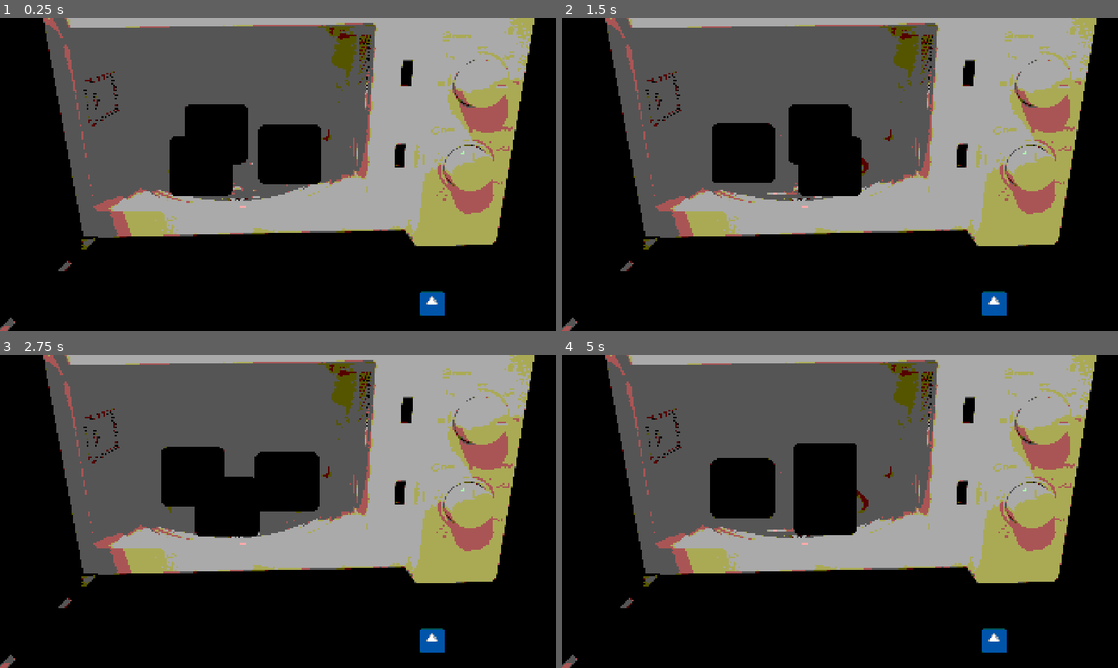
Above: before the commit, frames 1-4 (two rows, left to right).
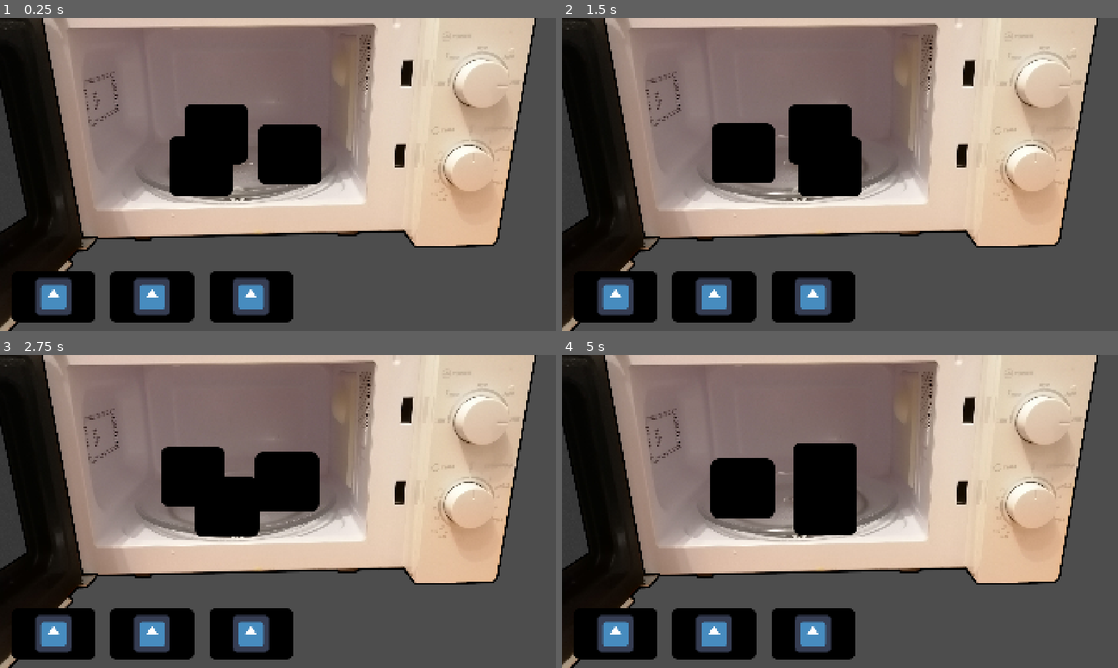
Above: after the commit, the same moments.

Repository: AnJ95/gmtk-2026
Game: Godot game, scene res://main/Main.tscn
Same seed, same stepped clock (60 frames per second), same inputs: the game is played once before the commit and once after it. The engine's default icon, where the game draws it, is replaced by a stand-in: a white triangle on a blue panel in a dark square.
Inputs (mouse positions are in pixels of both pictures, inside the frame that each line leads up to):
- Up to frame 1 (0.25 s): no input
- Up to frame 2 (1.5 s): move the mouse to (962, 158) at 0.52 s; click (962, 158) at 0.67 s; drag from (728, 190) to (834, 165) at 1.27 s
- Up to frame 3 (2.75 s): move the mouse to (333, 442) at 2.02 s; click (333, 442) at 2.17 s
- Up to frame 4 (5 s): drag from (812, 574) to (756, 477) at 2.77 s; move the mouse to (1006, 558) at 3.52 s; click (1006, 558) at 3.67 s; drag from (673, 464) to (712, 633) at 4.27 s

The runs differ from the first frame. In frame 1, 81% of the frame differs, in the area x 0-100%, y 0-100%; in frame 2, 81%; in frame 3, 81%; in frame 4, 81%.

Commit message:
Better adjust drag-and-drop to our use case

Diff:
--- a/drag-and-drop/Draggable.gd
+++ b/drag-and-drop/Draggable.gd
@@ -9,15 +9,13 @@
 
 @export var root: Node2D
 @export var draggable_identifier: String
-@export var owned_droppable: Droppable = null
-@export var animate_on_drop_reject := false
 @export var animate_on_drop_accept := false
 
 var _enabled := true
 var dragging := false
 var drag_offset := Vector2.ZERO
 var current_droppable: Droppable = null
-var local_in_droppable: Transform2D = Transform2D.IDENTITY
+var last_droppable: Droppable = null
 
 func _ready() -> void:
 	assert(root != null, "Draggable root must not be null")
@@ -26,13 +24,10 @@
 func _process(_dt):
 	if dragging:
 		drag_move()
-	elif current_droppable != null:
-		root.global_transform = current_droppable.draggable_root.global_transform * local_in_droppable
 
 func drag_start():
 	dragging = true
 	drag_offset = root.global_position - get_global_mouse_position()
-	move_to_top()
 	if current_droppable != null:
 		drag_undrop()
 	dragging_started.emit()
@@ -47,35 +42,29 @@
 				drag_drop(droppable)
 			else:
 				dropping_rejected.emit(droppable)
-				if animate_on_drop_reject:
-					animate_drop_reject(droppable)
+				drag_drop(last_droppable)
+		else:
+			drag_drop(last_droppable)
+
 
 func drag_move():
 	if not is_enabled():
 		drag_end()
-
 	root.global_position = get_global_mouse_position() + drag_offset
-	# Push transform updates down immediately (no 1-frame lag)
-	if owned_droppable != null:
-		for child in owned_droppable.get_contents_recursive():
-			child.apply_follow_transform_recursive()
 
 func drag_drop(droppable: Droppable):
 	current_droppable = droppable
-	local_in_droppable = droppable.draggable_root.global_transform.affine_inverse() * root.global_transform
+	last_droppable = droppable
 	droppable.draggable_drop(self)
+	root.reparent(droppable.root)
 	dropped.emit(droppable)
 	if animate_on_drop_accept:
 		animate_drop_accept(droppable)
 
 func animate_drop_accept(droppable: Droppable):
 	var target_pos = get_random_droppable_accept_position(droppable)
-	var current_pos = root.global_position
-	root.global_position = target_pos
-	var target_local_in_droppable = droppable.draggable_root.global_transform.affine_inverse() * root.global_transform
-	root.global_position = current_pos
 	var tween = get_tree().create_tween().set_trans(Tween.TRANS_QUAD).set_ease(Tween.EASE_OUT)
-	tween.tween_property(self, "local_in_droppable", target_local_in_droppable, 0.2)
+	tween.tween_property(root, "global_position", target_pos, 0.2)
 	tween.play()
 
 func animate_drop_reject(droppable: Droppable):
@@ -118,28 +107,6 @@
 				selected_candidate = candidate
 	return selected_candidate
 
-func move_to_top():
-	var parent := root.get_parent()
-	var to_move: Array[Node2D] = []
-	to_move.append(root)
-	if owned_droppable != null:
-		for d in owned_droppable.get_contents_recursive():
-			if d != null and d.root != null and d.root.get_parent() == parent:
-				to_move.append(d.root)
-	# Move to top as a block, keeping internal order
-	to_move.sort_custom(func(a: Node2D, b: Node2D): return a.get_index() < b.get_index())
-	for n in to_move:
-		parent.move_child(n, parent.get_child_count() - 1)
-
-func apply_follow_transform_recursive() -> void:
-	if current_droppable != null and not dragging:
-		root.global_transform = current_droppable.draggable_root.global_transform * local_in_droppable
-	# If I'm a container, update my children too (so nesting has no lag)
-	if owned_droppable != null:
-		for child in owned_droppable.get_contents_recursive():
-			if child != null:
-				child.apply_follow_transform_recursive()
-
 func get_random_droppable_reject_position(droppable: Droppable) -> Vector2:
 	# TODO try again if outside viewport
 	# TODO try again if now over other Newspaper?
--- a/drag-and-drop/Droppable.gd
+++ b/drag-and-drop/Droppable.gd
@@ -5,7 +5,6 @@
 signal draggable_undropped(draggable: Draggable)
 
 @export var root: Node2D
-@export var draggable_root: Node2D
 @export var accepted_draggable_identifiers: Array[String] = []
 @export var custom_draggable_rect: Control
 @export var max_draggables: int = INF
@@ -14,7 +13,6 @@
 var _enabled := true
 
 func _ready() -> void:
-	assert(draggable_root != null, "Droppable must define root for Draggables")
 	assert(accepted_draggable_identifiers.size() > 0, "Droppable must at least have one accepted Draggable identifier")
 	if custom_draggable_rect:
 		custom_draggable_rect.connect("resized", _custom_draggable_rect_changed)
--- a/main/Main.tscn
+++ b/main/Main.tscn
@@ -3,7 +3,6 @@
 [ext_resource type="PackedScene" uid="uid://b508p6bfv5gds" path="res://microwave/microwave.tscn" id="1_pjrb6"]
 [ext_resource type="PackedScene" uid="uid://coc74rqeklnof" path="res://shelf/shelf.tscn" id="2_xwkvk"]
 [ext_resource type="PackedScene" uid="uid://u6krxpnho2mc" path="res://timer/timer.tscn" id="3_xwkvk"]
-[ext_resource type="PackedScene" uid="uid://c46yx6w6qiej" path="res://item/item.tscn" id="4_c651c"]
 [ext_resource type="Shader" uid="uid://dsvlbrk5o15sf" path="res://post_processing.gdshader" id="5_tv7ag"]
 [ext_resource type="Script" uid="uid://cxm7dyx46v7b8" path="res://main/color_shader.gd" id="6_o80qs"]
 [ext_resource type="Script" uid="uid://betvtnl70cnxq" path="res://drag-and-drop/DragManager.gd" id="6_qtrhv"]
@@ -21,10 +20,8 @@
 
 [node name="Timer" parent="." unique_id=552243422 instance=ExtResource("3_xwkvk")]
 
-[node name="Item" parent="." unique_id=1260310773 instance=ExtResource("4_c651c")]
-position = Vector2(1493, 985)
-
 [node name="post_processing" type="CanvasLayer" parent="." unique_id=1592704776]
+visible = false
 follow_viewport_enabled = true
 
 [node name="color_shader" type="ColorRect" parent="post_processing" unique_id=643316038]
--- a/microwave/microwave.gd
+++ b/microwave/microwave.gd
@@ -24,7 +24,6 @@
 	for i in range(slot_num):
 		var instance := Slot.instantiate() as Node2D
 		instance.position = calc_pos_at(i, 0)
-		instance.get_node("Droppable").draggable_root = get_parent()
 		inner_root.add_child(instance)
 
 
--- a/shelf/slot/shelf_slot.gd
+++ b/shelf/slot/shelf_slot.gd
@@ -1,4 +1,10 @@
 extends Node2D
 
-func _enter_tree() -> void:
-	$Droppable.draggable_root = get_parent()
+const ItemScene = preload("res://item/item.tscn")
+var current_item: Node2D
+
+
+func _ready() -> void:
+	current_item = ItemScene.instantiate() as Node2D
+	add_child(current_item)
+	current_item.get_node("Draggable").drag_drop($Droppable)
--- a/shelf/slot/shelf_slot.tscn
+++ b/shelf/slot/shelf_slot.tscn
@@ -18,6 +18,7 @@
 [node name="Droppable" parent="." unique_id=372901968 node_paths=PackedStringArray("root") instance=ExtResource("3_epenv")]
 root = NodePath("..")
 accepted_draggable_identifiers = Array[String](["item"])
+max_draggables = 1
 
 [node name="CollisionShape2D" type="CollisionShape2D" parent="Droppable" unique_id=842727144]
 shape = SubResource("RectangleShape2D_0yflk")
